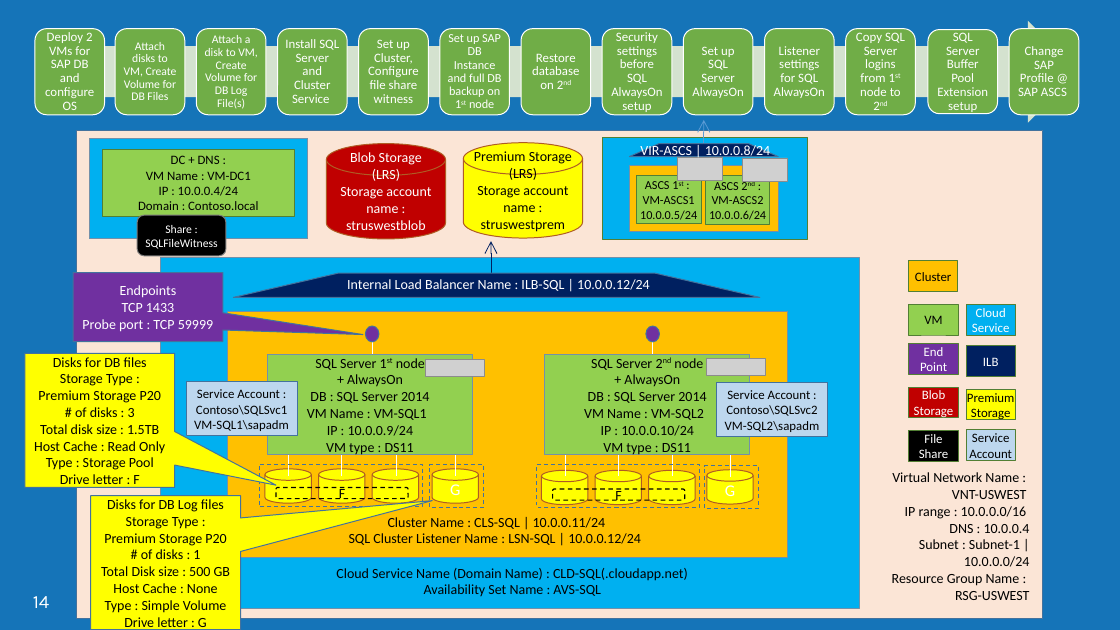
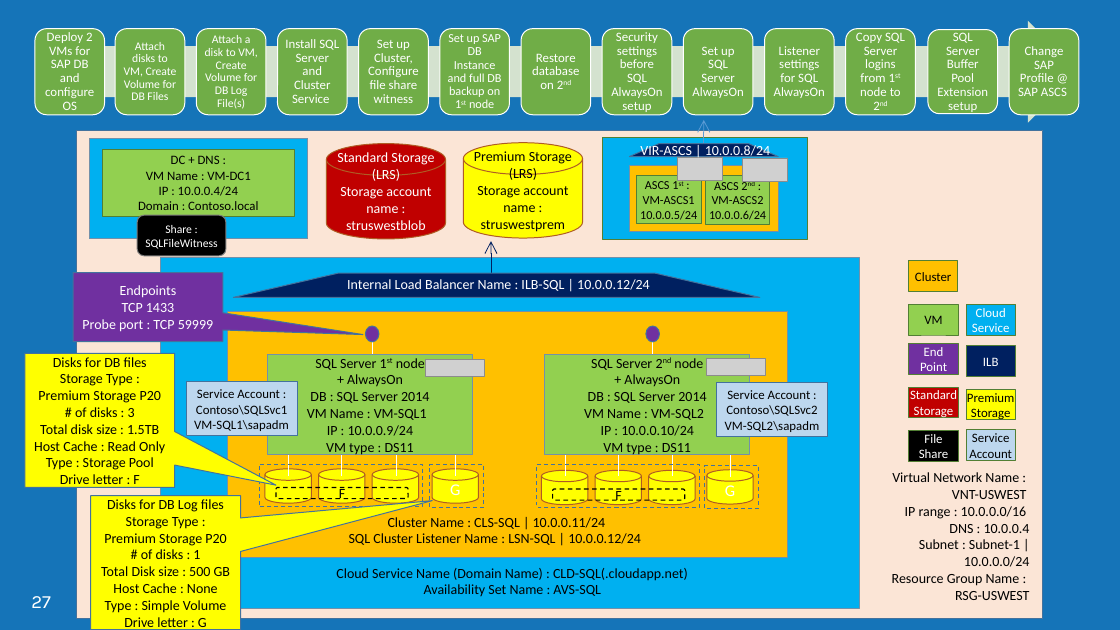
Before and after one commit to AzureCAT-GSI/SAP-on-Azure, a slide deck: slide 27 of SAP-on-Azure-Workshop-multi-day-/Presentations/Building SAP NetWeaver on SQL in Azure.pptx (slide 14 before the commit). Drawn at 1120x630 pixels with LibreOffice and Linux fonts; fonts in the diff are those of the drawing; grey boxes stand for pictures; background and template pictures are left out. Boxes give left, top, right and bottom in pixels: in the first picture for what was removed or moved away, otherwise in the second. Text is boxed around its words. In the diff, an @@ line names an element or a change of style, - is before the commit and + after.

```diff
--- a/SAP-on-Azure-Workshop-multi-day-/Presentations/Building SAP NetWeaver on SQL in Azure.pptx
+++ b/SAP-on-Azure-Workshop-multi-day-/Presentations/Building SAP NetWeaver on SQL in Azure.pptx
@@ text in cylinder at bbox=[337, 150, 434, 181]: text changed @@
-Blob Storage (LRS)
+Standard Storage (LRS)
@@ text in rectangle at bbox=[910, 390, 957, 419]: text changed @@
-Blob
-Storage
+Standard
+Storage
@@ page number at bbox=[31, 596, 51, 608]: text changed @@
-14
+27
```
Also in this commit, not shown: 5 other slides changed, 13 slides added.
